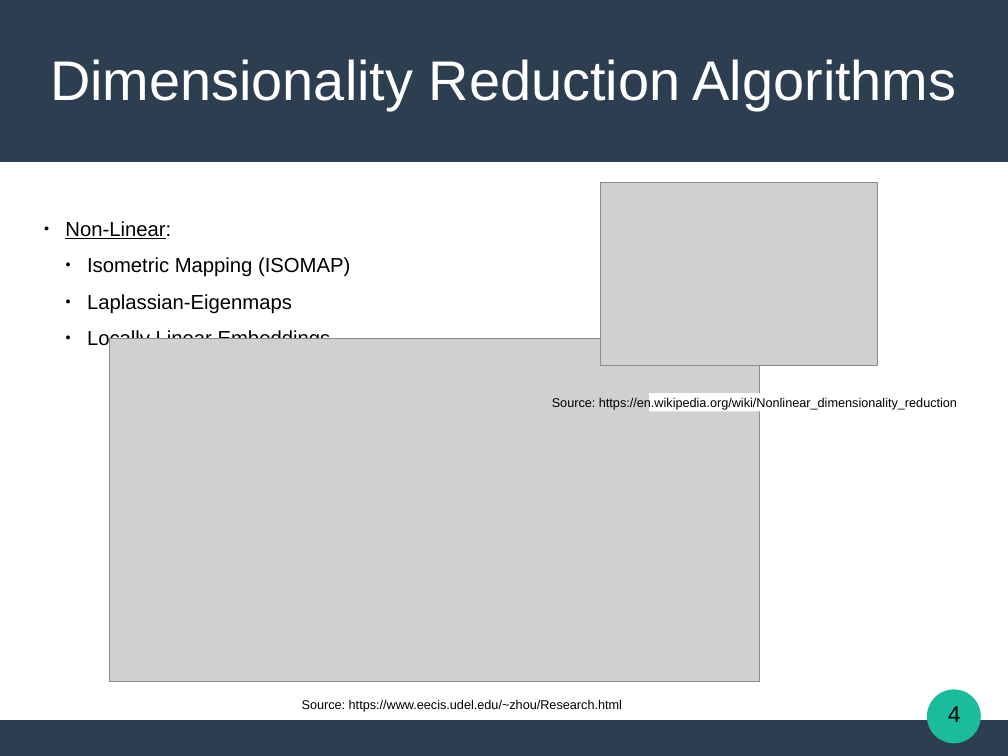
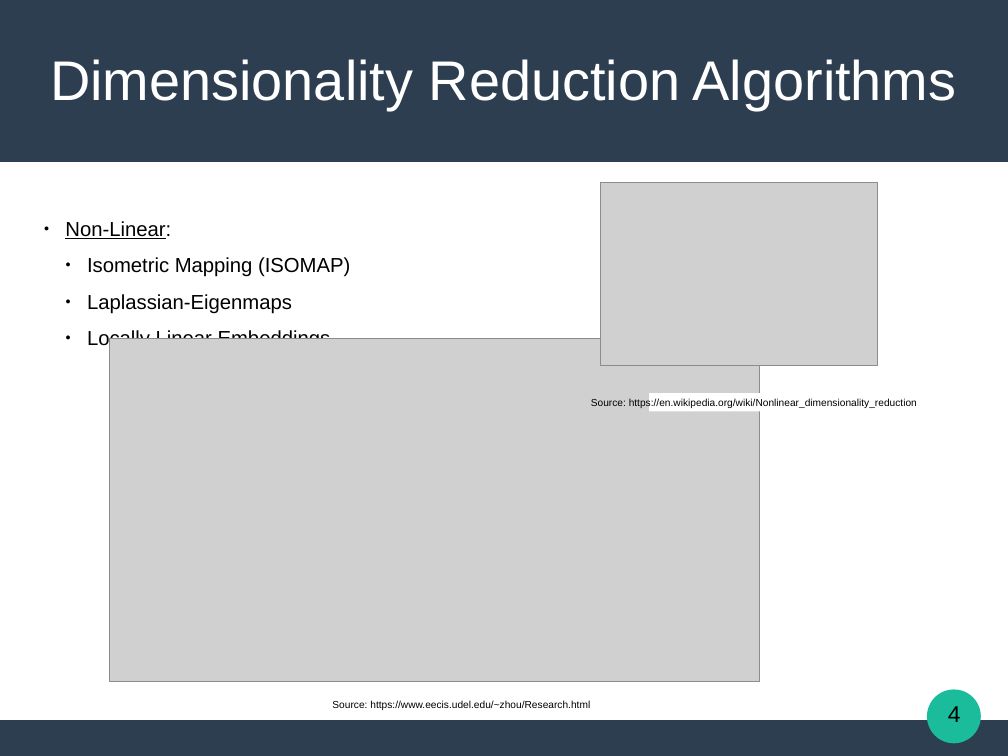
Before and after one commit to Katsileros/Dimensionality_Reduction, a slide deck: slide 4 of Diploma-Thesis-LaTeX/presentation/Locally_Linear_Embeddings_in_Pattern_Recognition.odp. Drawn at 1008x756 pixels with LibreOffice and Linux fonts; fonts in the diff are those of the drawing; grey boxes stand for pictures. Boxes give left, top, right and bottom in pixels: in the first picture for what was removed or moved away, otherwise in the second. Text is boxed around its words. In the diff, an @@ line names an element or a change of style, - is before the commit and + after.

```diff
--- a/Diploma-Thesis-LaTeX/presentation/Locally_Linear_Embeddings_in_Pattern_Recognition.odp
+++ b/Diploma-Thesis-LaTeX/presentation/Locally_Linear_Embeddings_in_Pattern_Recognition.odp
@@ rectangle "Source: https://en.wikipedia.org/wiki/Nonlinear_dimensionali ..." at [649,393,860,412]: size 10 to 8 pt @@
@@ text "Source: https://www.eecis.udel.edu/~zhou/Research.html" at [332,700,590,710]: size 10 to 8 pt @@
```
Also in this commit, not shown: 8 other slides changed, 1 other file.
